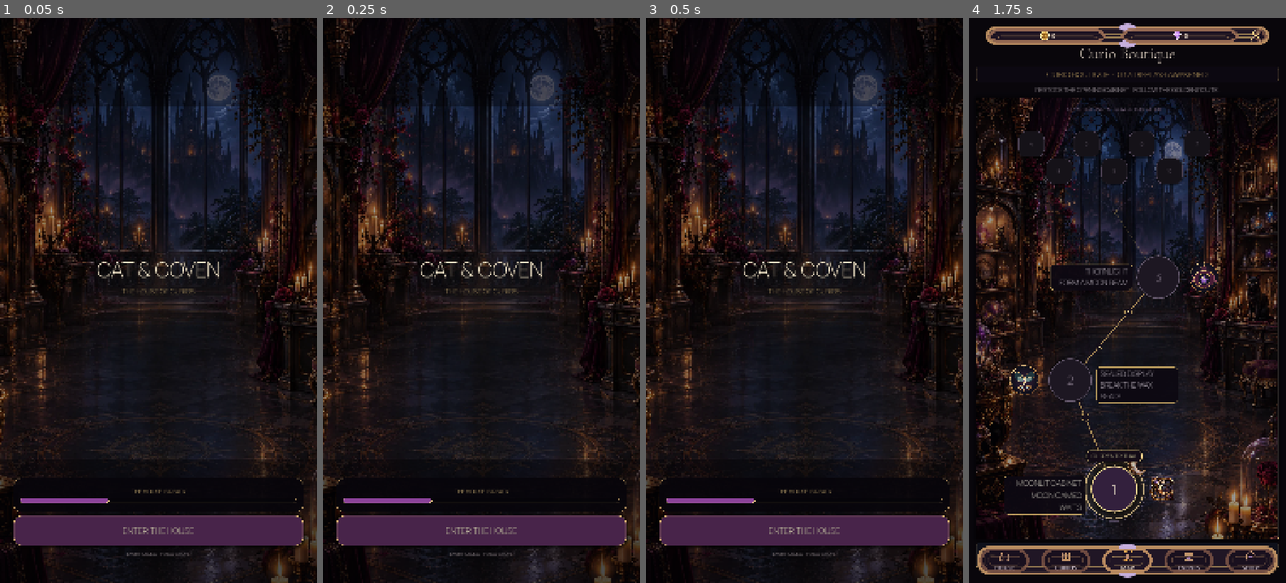
Above: before the commit, frames 1-4 (left to right).
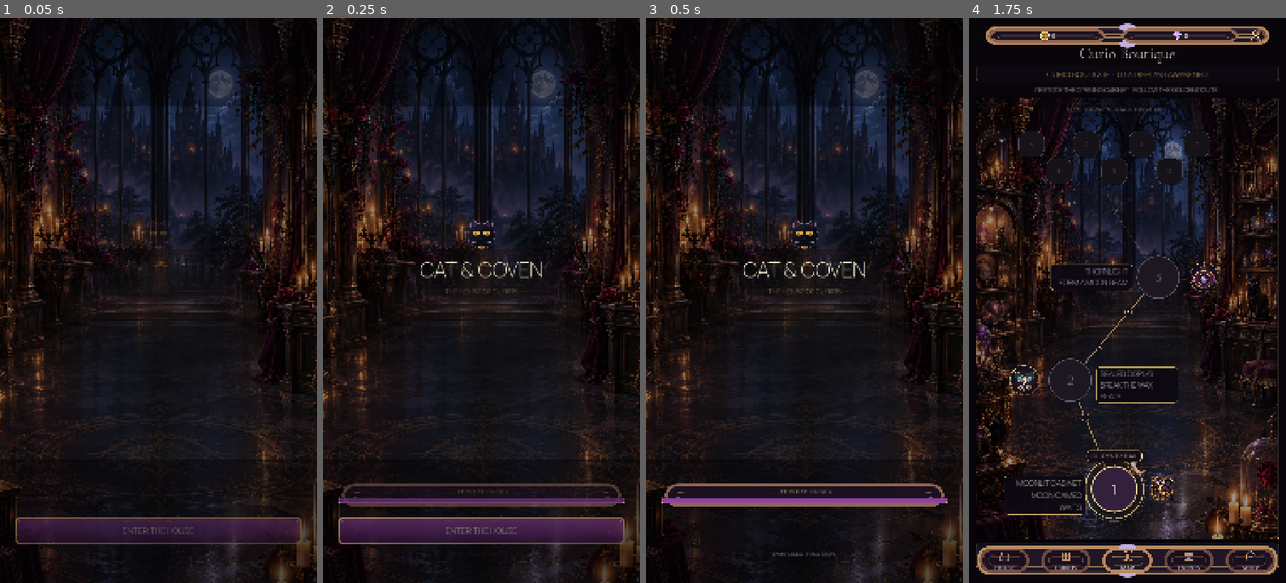
Above: after the commit, the same moments.

Repository: Jay-prodesign/akilta-match3
Game: Godot game, scene res://src/app/app_bootstrap.tscn
The game is run twice, just before and just after one commit, with the same random seed, the same clock (stepped at 60 frames per second) and the same inputs.
Inputs (mouse positions are in pixels of both pictures, inside the frame that each line leads up to):
- Up to frame 1 (0.05 s): no input
- Up to frame 2 (0.25 s): no input
- Up to frame 3 (0.5 s): no input
- Up to frame 4 (1.75 s): click (1127, 532) at 0.5 s, where only the run before the commit has a clickable "ENTER THE HOUSE"; click "PLAY LEVEL 1" at 1.25 s

The runs differ from the first frame. In frame 1, 13% of the frame differs, in the area x 0-100%, y 0-100%; in frame 2, 13%; in frame 3, 16%; in frame 4, nothing differs.

Commit message:
Bind Splash brand crest, truthful boot states and tactile motion

Diff:
--- a/src/ui/splash/splash_screen.gd
+++ b/src/ui/splash/splash_screen.gd
@@ -3,45 +3,155 @@
 
 signal continue_requested
 
+const PieceAssetLoader = preload("res://src/match3/presentation/piece_asset_loader.gd")
 const ScreenArt = preload("res://src/ui/shared/screen_art_registry.gd")
+const ProductionChrome = preload("res://src/ui/theme/production_chrome.gd")
+const Typography = preload("res://src/ui/theme/typography.gd")
+const HapticsController = preload("res://src/feedback/haptics_controller.gd")
+
+const BRAND_SEAL_PATH := "res://assets/ui/cat_coven_launch.png"
+const SPLASH_WORLD_BASELINE_PATH := "res://assets/world/ch01_curio_boutique/chapter_route_curio_boutique.webp"
 
 @onready var enter_button: Button = $Layout/Enter
 @onready var progress_label: Label = $Layout/BootState/StateContent/Progress
+@onready var load_track: ProgressBar = $Layout/BootState/StateContent/LoadTrack
 @onready var recovery_message: Label = $Layout/BootState/StateContent/RecoveryMessage
 @onready var boot_state_panel: PanelContainer = $Layout/BootState
 @onready var splash_world_art: TextureRect = $SplashWorldArt
+@onready var brand_seal: TextureRect = $Layout/BrandSeal
+@onready var brand_label: Label = $Layout/Brand
+@onready var subtitle_label: Label = $Layout/Subtitle
+@onready var tagline_label: Label = $Layout/Tagline
 
 var _boot_state: String = "loading"
 var _ambient_tween: Tween
 var _loading_tween: Tween
+var _intro_tween: Tween
+var _reduced_motion := false
+var haptics = HapticsController.new()
 
 func _ready() -> void:
 	splash_world_art.texture = ScreenArt.texture("splash_bg_curio_boutique")
-	_start_ambient_motion()
+	brand_seal.texture = PieceAssetLoader.ornament(BRAND_SEAL_PATH)
+	var display_font := Typography.display_font()
+	if display_font != null:
+		brand_label.add_theme_font_override("font", display_font)
+		subtitle_label.add_theme_font_override("font", display_font)
+	ProductionChrome.apply_compact_panel(boot_state_panel, "splash_boot_state")
+	ProductionChrome.apply_action_button(enter_button, "primary", "splash_enter")
+	_wire_tactile_button(enter_button)
 	enter_button.pressed.connect(func(): continue_requested.emit())
 	set_boot_state("loading")
+	call_deferred("_play_intro")
+	_start_ambient_motion()
+
+func apply_presentation_settings(state: Dictionary) -> void:
+	_reduced_motion = bool(state.get("reduced_motion", false))
+	haptics.apply_settings(state)
+	if _reduced_motion:
+		_stop_loading_pulse()
+		if _boot_state == "loading":
+			load_track.value = 52.0
+		if _ambient_tween != null and _ambient_tween.is_valid():
+			_ambient_tween.kill()
+			_ambient_tween = null
+		splash_world_art.scale = Vector2.ONE
+		splash_world_art.modulate = Color.WHITE
 
 func _start_loading_pulse() -> void:
-	if _loading_tween != null:
-		_loading_tween.kill()
-	progress_label.modulate.a = 1.0
-	_loading_tween = create_tween().set_loops()
-	_loading_tween.tween_property(progress_label, "modulate:a", 0.48, 0.85)
-	_loading_tween.tween_property(progress_label, "modulate:a", 1.0, 0.85)
-
-func _stop_loading_pulse() -> void:
-	if _loading_tween != null:
+	if _loading_tween != null and _loading_tween.is_valid():
 		_loading_tween.kill()
 		_loading_tween = null
 	progress_label.modulate.a = 1.0
+	if _reduced_motion:
+		load_track.value = 52.0
+		return
+	load_track.value = 22.0
+	_loading_tween = create_tween().set_loops()
+	_loading_tween.set_trans(Tween.TRANS_SINE).set_ease(Tween.EASE_IN_OUT)
+	_loading_tween.tween_property(load_track, "value", 78.0, 1.15)
+	_loading_tween.parallel().tween_property(progress_label, "modulate:a", 0.64, 1.15)
+	_loading_tween.tween_property(load_track, "value", 34.0, 0.92)
+	_loading_tween.parallel().tween_property(progress_label, "modulate:a", 1.0, 0.92)
+
+func _stop_loading_pulse() -> void:
+	if _loading_tween != null and _loading_tween.is_valid():
+		_loading_tween.kill()
+	_loading_tween = null
+	progress_label.modulate.a = 1.0
 
 func _start_ambient_motion() -> void:
-	if splash_world_art == null:
-		return
+	if splash_world_art == null or _reduced_motion:
+		return
+	if _ambient_tween != null and _ambient_tween.is_valid():
+		_ambient_tween.kill()
 	splash_world_art.pivot_offset = size * 0.5
+	splash_world_art.scale = Vector2(1.018, 1.018)
 	_ambient_tween = create_tween().set_loops()
-	_ambient_tween.tween_property(splash_world_art, "modulate", Color(0.84, 0.86, 1.0, 1.0), 2.8).set_trans(Tween.TRANS_SINE)
-	_ambient_tween.tween_property(splash_world_art, "modulate", Color.WHITE, 2.8).set_trans(Tween.TRANS_SINE)
+	_ambient_tween.set_parallel(true)
+	_ambient_tween.tween_property(splash_world_art, "scale", Vector2(1.034, 1.034), 4.6).set_trans(Tween.TRANS_SINE).set_ease(Tween.EASE_IN_OUT)
+	_ambient_tween.tween_property(splash_world_art, "modulate", Color(0.91, 0.94, 1.0, 1.0), 4.6).set_trans(Tween.TRANS_SINE).set_ease(Tween.EASE_IN_OUT)
+	_ambient_tween.chain().set_parallel(true)
+	_ambient_tween.tween_property(splash_world_art, "scale", Vector2(1.018, 1.018), 4.6).set_trans(Tween.TRANS_SINE).set_ease(Tween.EASE_IN_OUT)
+	_ambient_tween.tween_property(splash_world_art, "modulate", Color.WHITE, 4.6).set_trans(Tween.TRANS_SINE).set_ease(Tween.EASE_IN_OUT)
+
+func _play_intro() -> void:
+	if _reduced_motion:
+		return
+	if _intro_tween != null and _intro_tween.is_valid():
+		_intro_tween.kill()
+	var reveal_nodes: Array[Control] = [brand_seal, brand_label, subtitle_label, boot_state_panel, enter_button, tagline_label]
+	_intro_tween = create_tween()
+	_intro_tween.set_parallel(true)
+	for index in range(reveal_nodes.size()):
+		var node := reveal_nodes[index]
+		if node == null:
+			continue
+		node.pivot_offset = node.size * 0.5
+		var rest_position := node.position
+		node.set_meta("splash_rest_position", rest_position)
+		node.position = rest_position + Vector2(0, 18 if index < 3 else 12)
+		node.modulate.a = 0.0 if node != enter_button or _boot_state != "loading" else 0.0
+		node.scale = Vector2(0.96, 0.96)
+		var delay := float(index) * 0.045
+		var target_modulate := Color.WHITE
+		if node == enter_button and _boot_state == "loading":
+			target_modulate.a = 0.0
+		_intro_tween.tween_property(node, "position", rest_position, 0.30).set_delay(delay).set_trans(Tween.TRANS_CUBIC).set_ease(Tween.EASE_OUT)
+		_intro_tween.tween_property(node, "scale", Vector2.ONE, 0.34).set_delay(delay).set_trans(Tween.TRANS_BACK).set_ease(Tween.EASE_OUT)
+		_intro_tween.tween_property(node, "modulate", target_modulate, 0.22).set_delay(delay)
+
+func _wire_tactile_button(button: Button) -> void:
+	if button == null:
+		return
+	button.button_down.connect(func(): _press_tactile_button(button))
+	button.button_up.connect(func(): _release_tactile_button(button))
+	button.mouse_exited.connect(func(): _release_tactile_button(button))
+
+func _press_tactile_button(button: Button) -> void:
+	if button == null or button.disabled:
+		return
+	button.pivot_offset = button.size * 0.5
+	haptics.request_ui()
+	button.modulate = Color(1.04, 1.02, 1.06, 1.0)
+	if _reduced_motion:
+		return
+	var tween := create_tween()
+	tween.set_trans(Tween.TRANS_QUAD).set_ease(Tween.EASE_OUT)
+	tween.tween_property(button, "scale", Vector2(0.95, 0.95), 0.065)
+
+func _release_tactile_button(button: Button) -> void:
+	if button == null:
+		return
+	button.pivot_offset = button.size * 0.5
+	if _reduced_motion:
+		button.scale = Vector2.ONE
+		button.modulate = Color.WHITE
+		return
+	var tween := create_tween()
+	tween.set_parallel(true)
+	tween.tween_property(button, "scale", Vector2.ONE, 0.14).set_trans(Tween.TRANS_BACK).set_ease(Tween.EASE_OUT)
+	tween.tween_property(button, "modulate", Color.WHITE, 0.12).set_trans(Tween.TRANS_QUAD).set_ease(Tween.EASE_OUT)
 
 func boot_state() -> String:
 	return _boot_state
@@ -58,32 +168,60 @@
 		"loading":
 			progress_label.visible = true
 			progress_label.text = "WAKING THE HOUSE…"
+			load_track.value = 42.0 if _reduced_motion else load_track.value
 			recovery_message.visible = false
-			enter_button.visible = false
+			enter_button.text = "ENTER THE HOUSE"
+			enter_button.visible = true
 			enter_button.disabled = true
+			enter_button.mouse_filter = Control.MOUSE_FILTER_IGNORE
+			enter_button.modulate = Color(1, 1, 1, 0)
 		"ready":
 			progress_label.visible = true
 			progress_label.text = "THE HOUSE IS READY"
+			load_track.value = 100.0
 			recovery_message.visible = false
 			enter_button.text = "ENTER THE HOUSE"
 			enter_button.visible = true
 			enter_button.disabled = false
+			enter_button.mouse_filter = Control.MOUSE_FILTER_STOP
+			_reveal_enter()
 		"recoverable_error":
 			progress_label.visible = true
 			progress_label.text = "THE HOUSE NEEDS ATTENTION" if not can_continue else "THE HOUSE RECOVERED SAFELY"
+			load_track.value = 100.0
 			recovery_message.visible = true
 			recovery_message.text = message if message != "" else "A local save issue was recovered. Review the restored state before continuing."
 			enter_button.text = "UPDATE REQUIRED" if not can_continue else "CONTINUE TO THE HOUSE"
 			enter_button.visible = true
 			enter_button.disabled = not can_continue
+			enter_button.mouse_filter = Control.MOUSE_FILTER_IGNORE if enter_button.disabled else Control.MOUSE_FILTER_STOP
+			_reveal_enter()
+
+func _reveal_enter() -> void:
+	enter_button.pivot_offset = enter_button.size * 0.5
+	if _reduced_motion:
+		enter_button.scale = Vector2.ONE
+		enter_button.modulate = Color.WHITE
+		return
+	var tween := create_tween()
+	enter_button.scale = Vector2(0.965, 0.965)
+	enter_button.modulate = Color(1, 1, 1, 0)
+	tween.set_parallel(true)
+	tween.tween_property(enter_button, "scale", Vector2.ONE, 0.26).set_trans(Tween.TRANS_BACK).set_ease(Tween.EASE_OUT)
+	tween.tween_property(enter_button, "modulate", Color.WHITE, 0.18).set_trans(Tween.TRANS_QUAD).set_ease(Tween.EASE_OUT)
 
 func splash_authored_contract() -> Dictionary:
 	return {
 		"authored_world_art": splash_world_art != null and splash_world_art.texture != null,
-		"authored_boot_panel": boot_state_panel != null,
-		"authored_enter_cta": enter_button != null and enter_button.custom_minimum_size.y >= 80.0,
-		"north_star_brand_hierarchy": ($Layout/Brand as Label).get_theme_font_size("font_size") >= 66 and ($Layout/MoonMark as Label).get_theme_font_size("font_size") >= 84,
-		"compact_boot_state": boot_state_panel != null and boot_state_panel.custom_minimum_size.y <= 88.0,
+		"world_art_source": ScreenArt.path("splash_bg_curio_boutique"),
+		"dedicated_splash_master": ScreenArt.path("splash_bg_curio_boutique") != SPLASH_WORLD_BASELINE_PATH,
+		"shared_moonlit_castle_baseline": ScreenArt.path("splash_bg_curio_boutique") == SPLASH_WORLD_BASELINE_PATH,
+		"authored_brand_seal": brand_seal != null and brand_seal.texture != null,
+		"authored_boot_panel": boot_state_panel != null and boot_state_panel.get_theme_stylebox("panel") is StyleBoxTexture,
+		"authored_enter_cta": enter_button != null and enter_button.custom_minimum_size.y >= 96.0 and enter_button.get_theme_stylebox("normal") is StyleBoxTexture,
+		"north_star_brand_hierarchy": brand_label != null and brand_label.get_theme_font_size("font_size") >= 68 and brand_seal != null and brand_seal.custom_minimum_size.y >= 120.0,
+		"north_star_entry_stack": boot_state_panel != null and boot_state_panel.custom_minimum_size.y >= 100.0 and load_track != null and load_track.custom_minimum_size.y >= 16.0 and tagline_label != null,
+		"stable_loading_geometry": enter_button != null and enter_button.visible,
 		"story_subordinate": ($Layout/Story as Label) != null and not ($Layout/Story as Label).visible,
 		"runtime_ui_factory": false,
 	}
